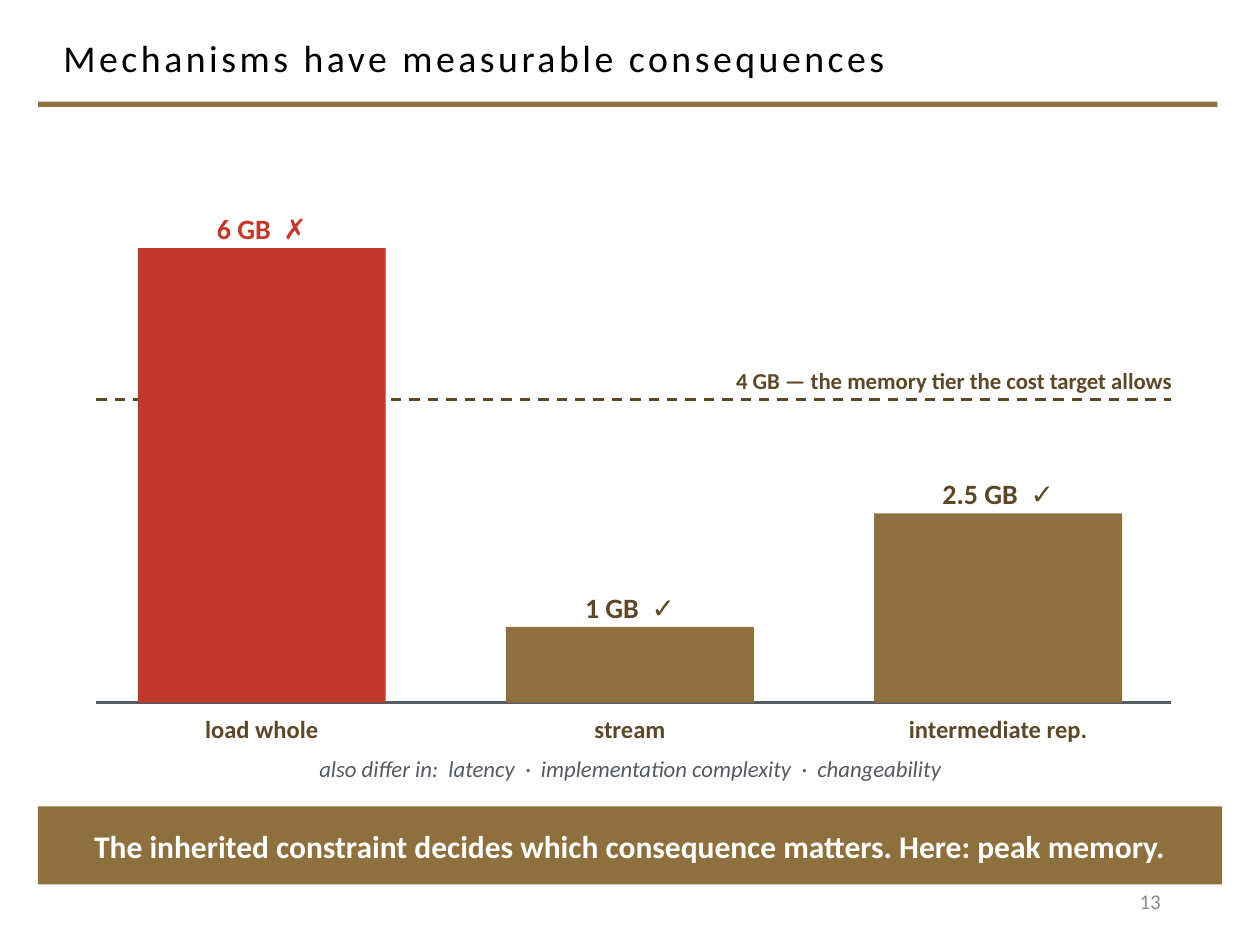
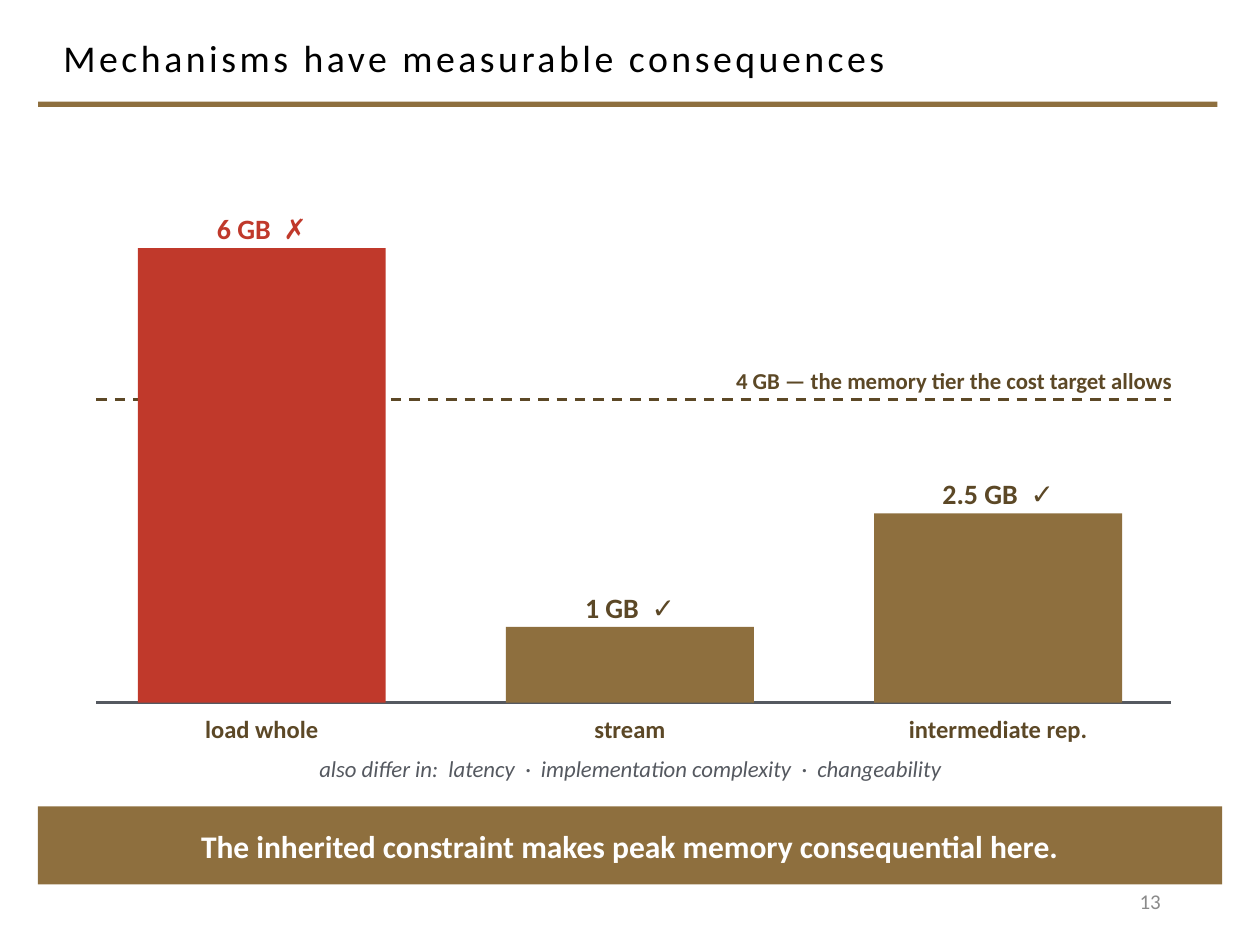
Before and after one commit to davisjam/model-based-agentic-software-engineering, a slide deck: slide 13 of course/lectures/act-1-foundations/07-design/1-7-Design.pptx. Drawn at 1260x945 pixels with LibreOffice and Linux fonts; fonts in the diff are those of the drawing; background and template pictures are left out. Boxes give left, top, right and bottom in pixels: in the first picture for what was removed or moved away, otherwise in the second. Text is boxed around its words. In the diff, an @@ line names an element or a change of style, - is before the commit and + after.

```diff
--- a/course/lectures/act-1-foundations/07-design/1-7-Design.pptx
+++ b/course/lectures/act-1-foundations/07-design/1-7-Design.pptx
@@ text in rectangle at (201,836,1058,863): text changed @@
-The inherited constraint decides which consequence matters. Here: peak memory.
+The inherited constraint makes peak memory consequential here.
```
Also in this commit, not shown: 2 other slides changed, 1 slide added, 1 slide removed.
